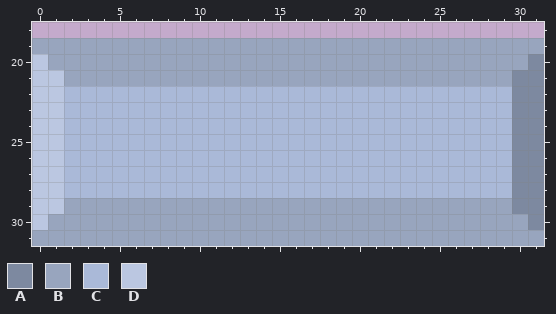
A pixel-art file gets an edit: Assets/Sprites/Interface/окошко ника в чате.aseprite. Above is the file before it was changed.
32x32 pixels, 1 frame. Shown: x 0..31, y 18..31.
Palette (. is transparent): A #7d89a0  B #98a5be  C #aab9d8  D #bbc7e1
Pixels before, first column x 0:
19 BBBBBBBBBBBBBBBBBBBBBBBBBBBBBBBB
20 DBBBBBBBBBBBBBBBBBBBBBBBBBBBBBBA
21 DDBBBBBBBBBBBBBBBBBBBBBBBBBBBBAA
22 DDCCCCCCCCCCCCCCCCCCCCCCCCCCCCAA
23 DDCCCCCCCCCCCCCCCCCCCCCCCCCCCCAA
24 DDCCCCCCCCCCCCCCCCCCCCCCCCCCCCAA
25 DDCCCCCCCCCCCCCCCCCCCCCCCCCCCCAA
26 DDCCCCCCCCCCCCCCCCCCCCCCCCCCCCAA
27 DDCCCCCCCCCCCCCCCCCCCCCCCCCCCCAA
28 DDCCCCCCCCCCCCCCCCCCCCCCCCCCCCAA
29 DDBBBBBBBBBBBBBBBBBBBBBBBBBBBBAA
30 DBBBBBBBBBBBBBBBBBBBBBBBBBBBBBBA
31 BBBBBBBBBBBBBBBBBBBBBBBBBBBBBBBB
The result:
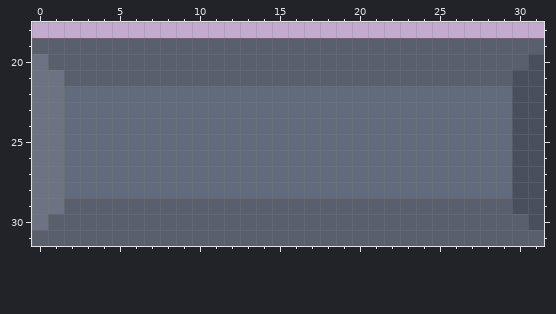
Changes in this commit:
colour A: #7d89a0 -> #484f5d
colour B: #98a5be -> #585f6d
colour C: #aab9d8 -> #626b7d
colour D: #bbc7e1 -> #6c7382
Boxes around the changes in both pictures, in picture pixels (x1, y1, x2, y2):
changed: (32, 38, 544, 246)
